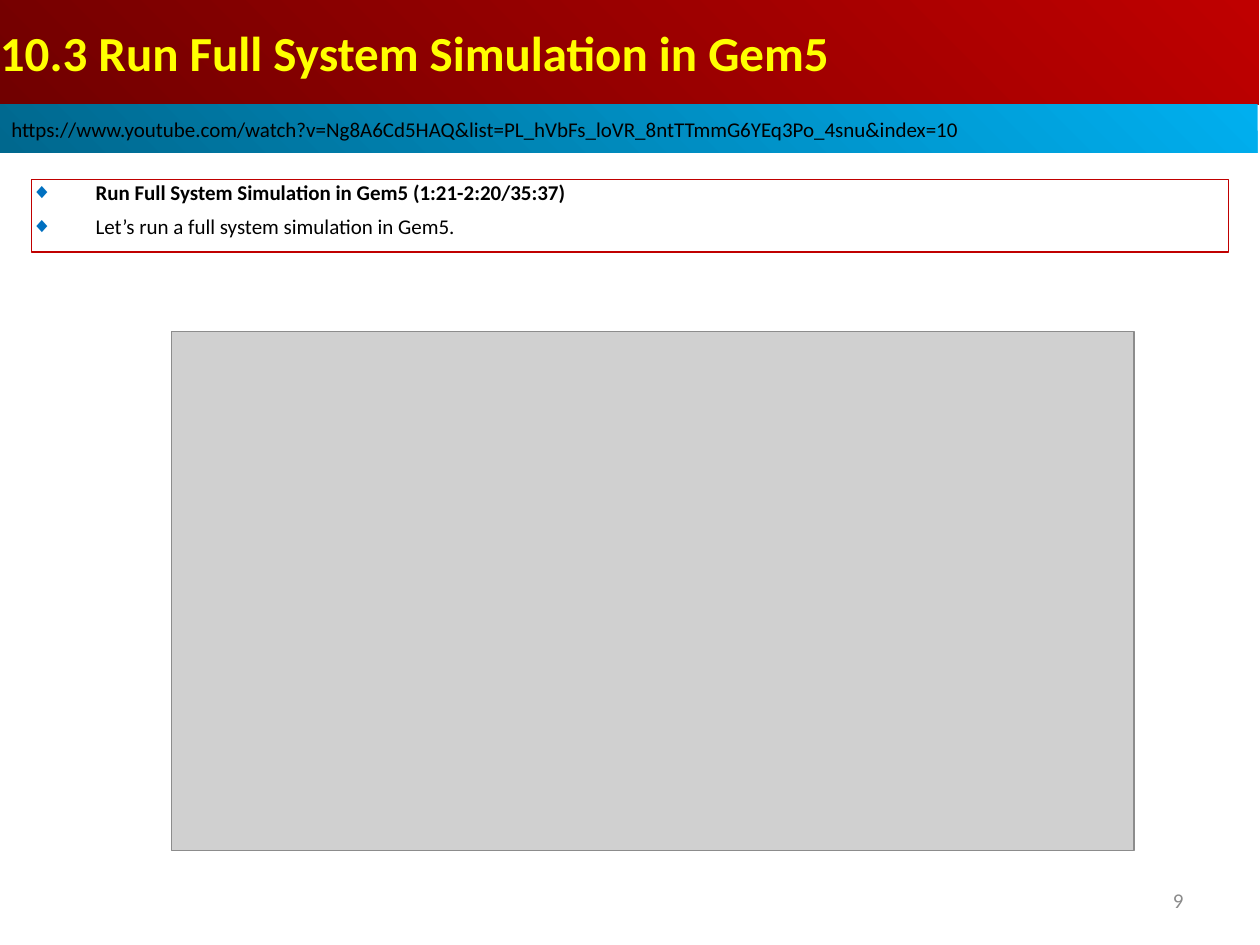
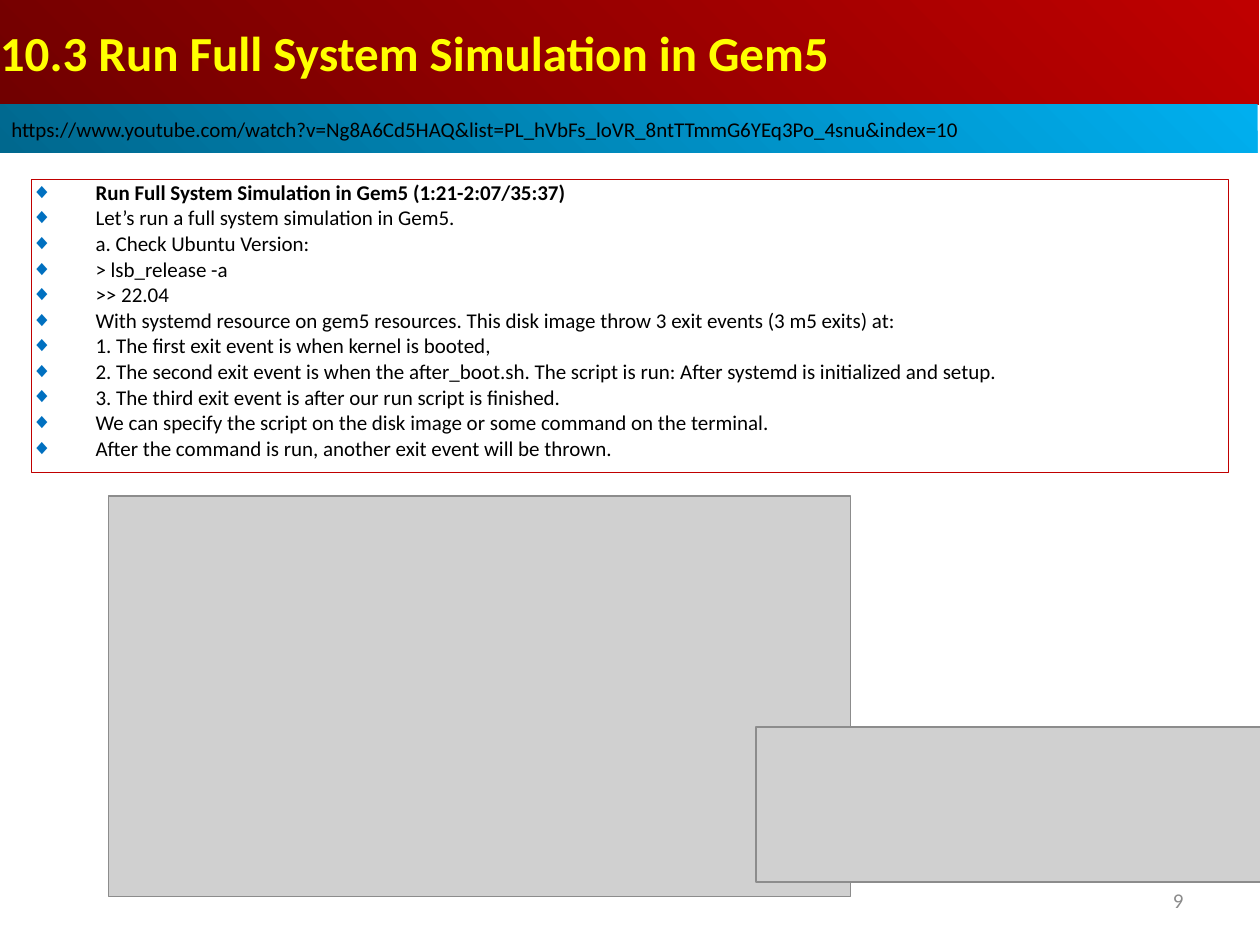
Before and after one commit to peterhchen/AIU_CS850_Gem5_McPAT, a slide deck: slide 9 of 050_Gem5/010.FullSys/000_Video/010.FullSystem.ppt. Drawn at 1260x945 pixels with LibreOffice and Linux fonts; fonts in the diff are those of the drawing; grey boxes stand for pictures. Boxes give left, top, right and bottom in pixels: in the first picture for what was removed or moved away, otherwise in the second. Text is boxed around its words. In the diff, an @@ line names an element or a change of style, - is before the commit and + after.

```diff
--- a/050_Gem5/010.FullSys/000_Video/010.FullSystem.ppt
+++ b/050_Gem5/010.FullSys/000_Video/010.FullSystem.ppt
@@ rectangle removed at (32, 179, 1228, 252) @@
-◆ Run Full System Simulation in Gem5 (1:21-2:20/35:37)
-◆ Let’s run a full system simulation in Gem5.
@@ rectangle added at (32, 179, 1228, 472), outline #C00000 0.74 pt, 12 pt, text #000000 @@
+◆ Run Full System Simulation in Gem5 (1:21-2:07/35:37)
+◆ Let’s run a full system simulation in Gem5.
+◆ a. Check Ubuntu Version:
+◆ > lsb_release -a
+◆ >> 22.04
+◆ With systemd resource on gem5 resources. This disk image throw 3 exit events (3 m5 exits) at:
+◆ 1. The first exit event is when kernel is booted,
+◆ 2. The second exit event is when the after_boot.sh. The script is run: After systemd is initialized and setup.
+◆ 3. The third exit event is after our run script is finished.
+◆ We can specify the script on the disk image or some command on the terminal.
+◆ After the command is run, another exit event will be thrown.
@@ picture: place and size @@
-picture at (171, 331, 1134, 850)
+picture at (108, 496, 850, 897)
@@ picture added at (756, 727, 1260, 882) @@
```
Also in this commit, not shown: 2 slides added.
